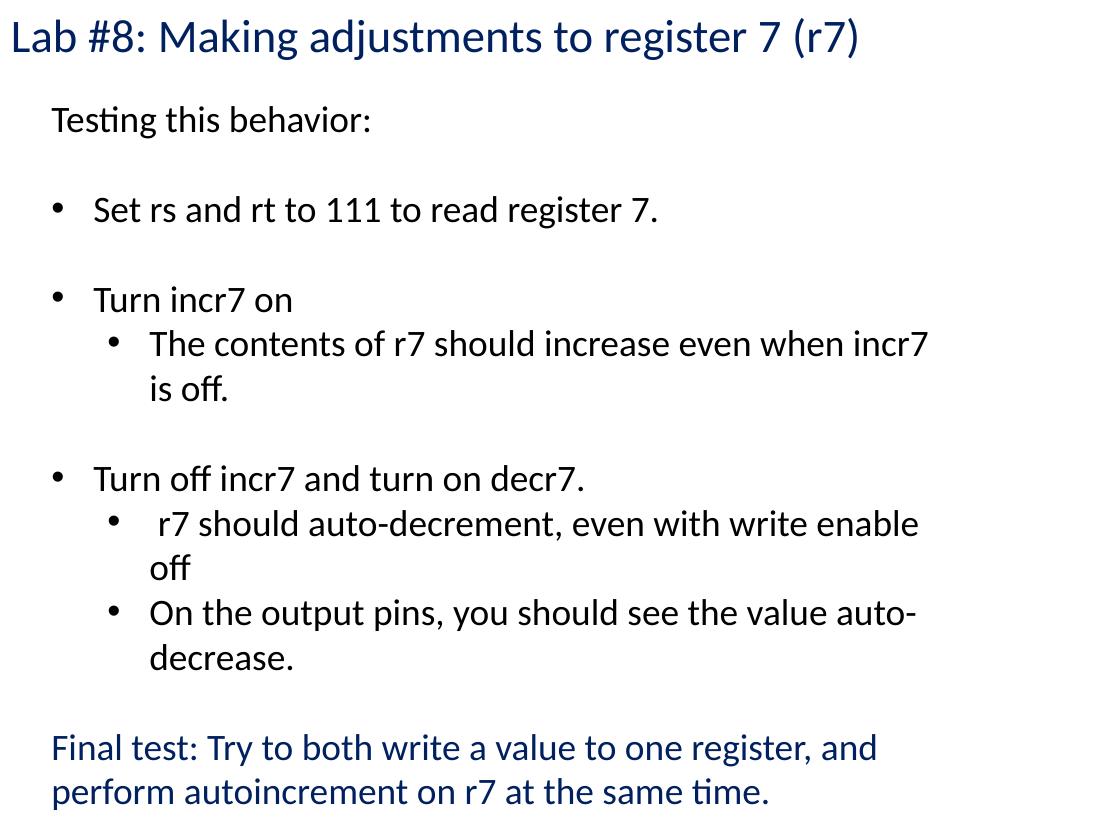
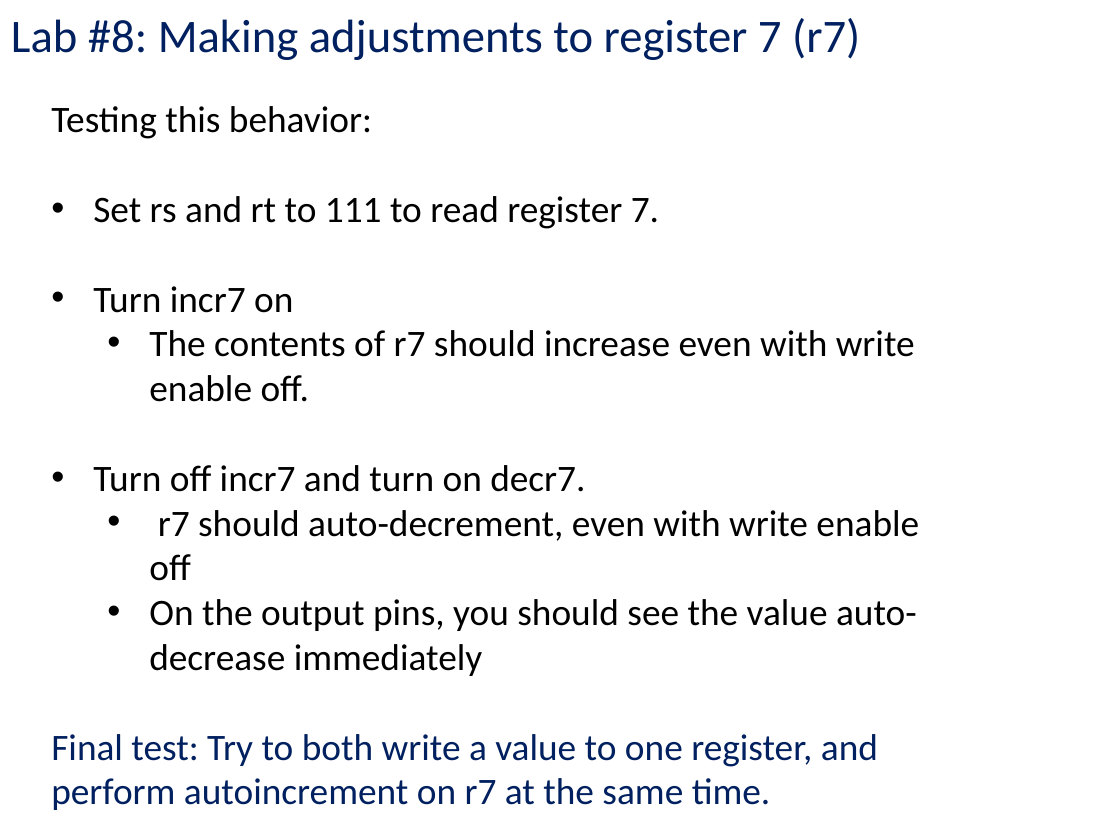
Before and after one commit to kc13/CS447JB, a slide deck: slide 10 of cs447jb_rec6_mar30_and_apr2.pptx. Drawn at 1120x840 pixels with LibreOffice and Linux fonts; fonts in the diff are those of the drawing. Boxes give left, top, right and bottom in pixels: in the first picture for what was removed or moved away, otherwise in the second. Text is boxed around its words. In the diff, an @@ line names an element or a change of style, - is before the commit and + after.

```diff
--- a/cs447jb_rec6_mar30_and_apr2.pptx
+++ b/cs447jb_rec6_mar30_and_apr2.pptx
@@ text at [149, 330, 915, 402]: text changed @@
-  • The contents of r7 should increase even when incr7 is off.
+  • The contents of r7 should increase even with write enable off.
@@ text at [149, 599, 917, 676]: text changed @@
-  • On the output pins, you should see the value auto-decrease.
+  • On the output pins, you should see the value auto-decrease immediately
```
Also in this commit, not shown: 7 other slides changed, 1 slide added, 1 slide removed.
